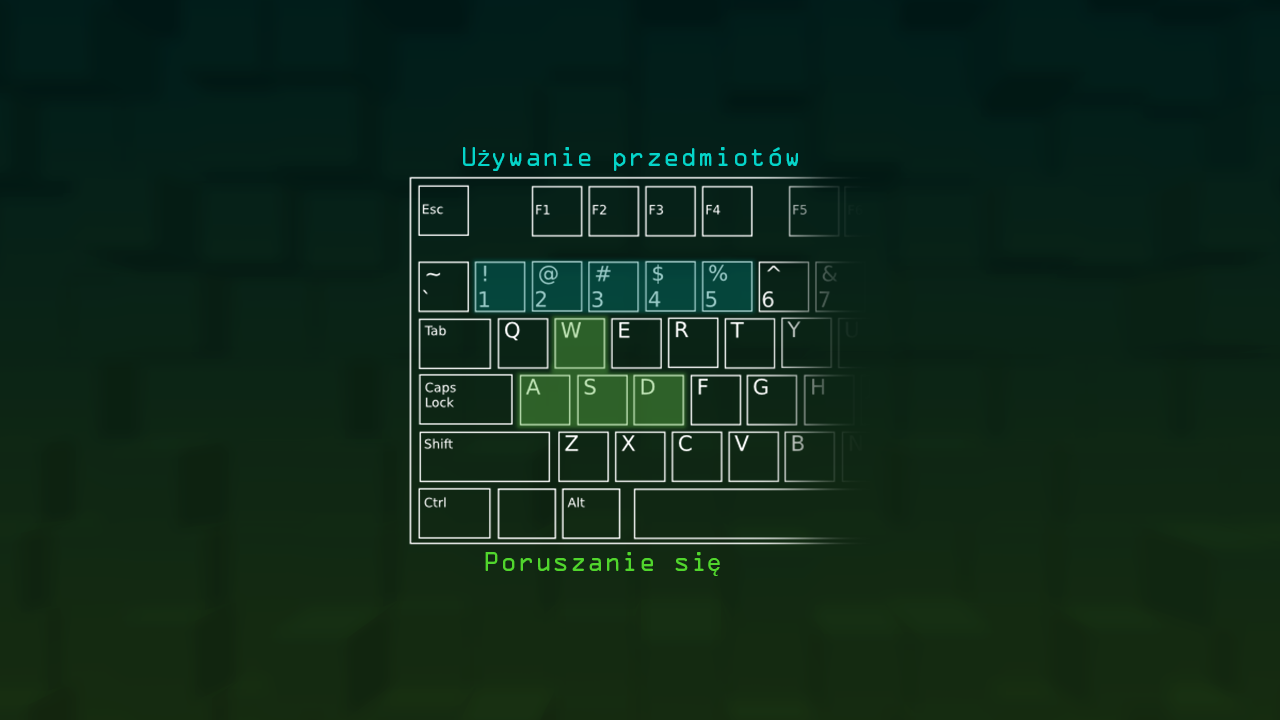
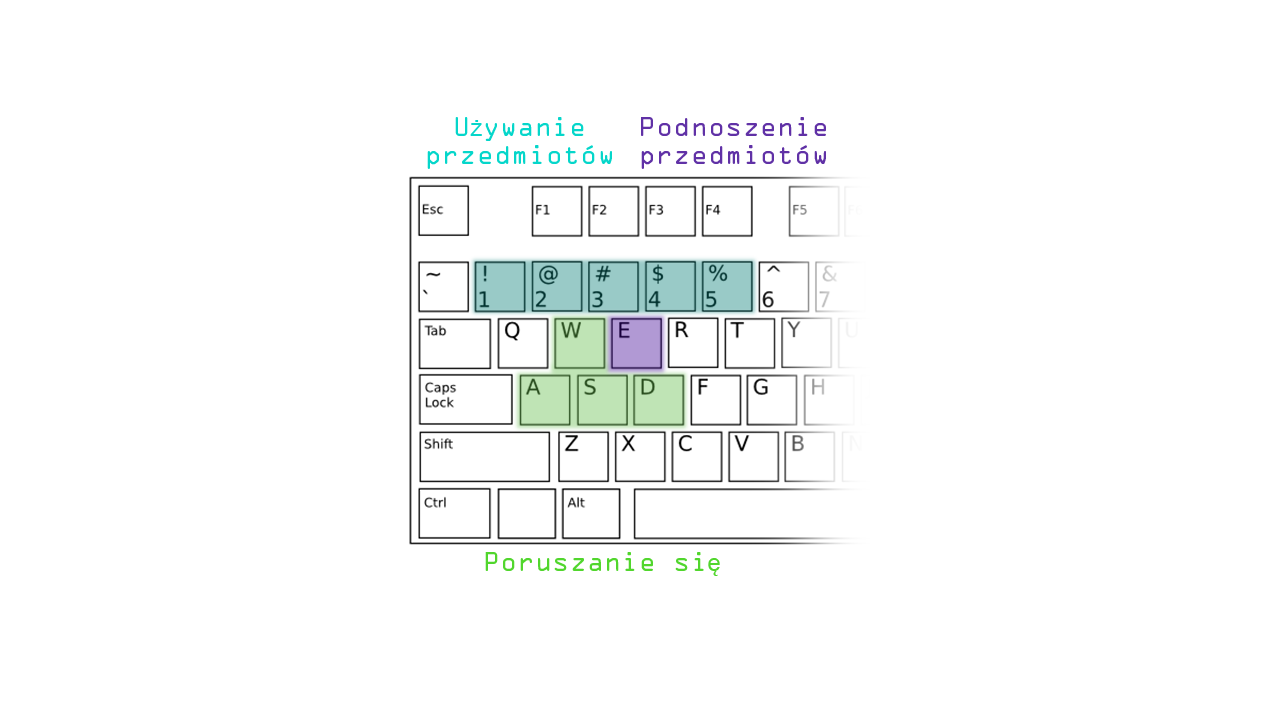
Layer changes from the first (1280, 720) image to the second:
added layer "Podnoszenie przedmiotów" above "Używanie przedmiotów" over [641, 117, 826, 169]
painted on "Używanie przedmiotów" over [427, 117, 798, 171]
added layer "hl3" (40%) above "hl1" over [603, 311, 669, 377]
added layer "keyboard_us kopia 2" above "keyboard_us kopia" over [409, 176, 870, 545]
hid "keyboard_us kopia" over [409, 176, 870, 545]
hid "back_grad kopia" over [0, 0, 1280, 720]
hid "Warstwa 1" over [0, 0, 1280, 720]
